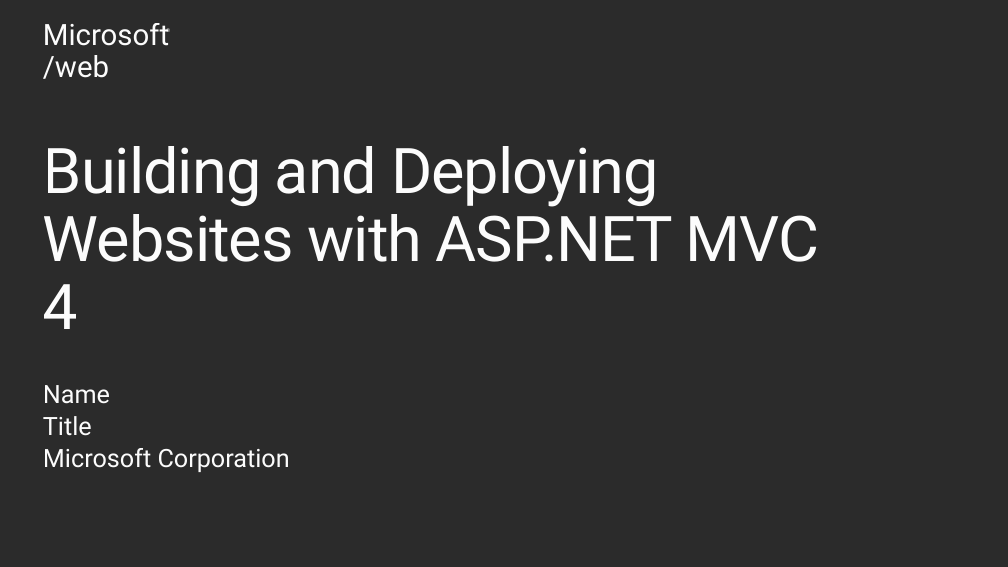
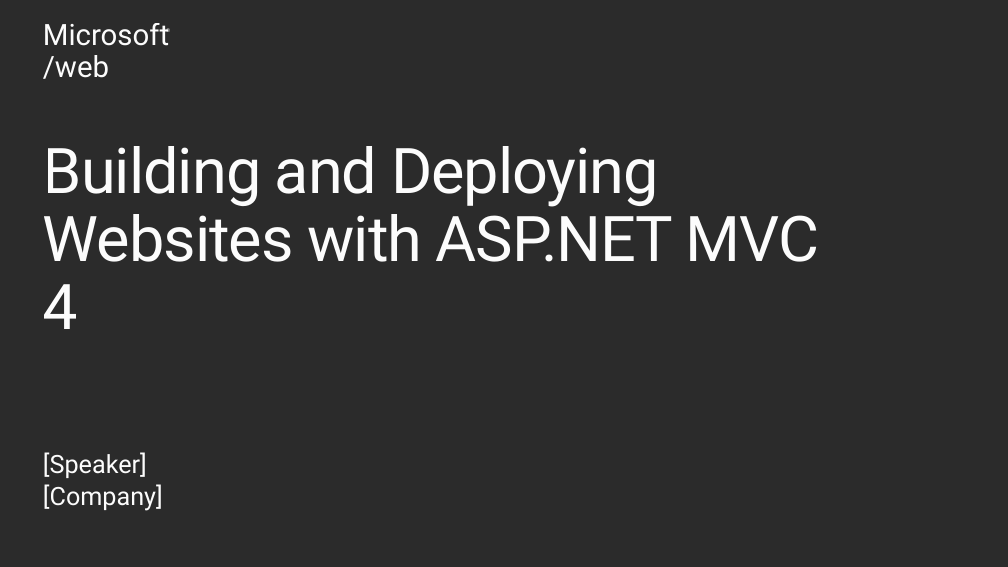
Before and after one commit to Microsoft-Web/PRESENTATION-BuildingDeployingMVC4, a slide deck: slide 2 of BuildingDeployingMVC4.pptx. Drawn at 1008x567 pixels with LibreOffice and Linux fonts; fonts in the diff are those of the drawing; background and template pictures are left out; a plain dark background stands for a picture behind light text. Boxes give left, top, right and bottom in pixels: in the first picture for what was removed or moved away, otherwise in the second. Text is boxed around its words. In the diff, an @@ line names an element or a change of style, - is before the commit and + after.

```diff
--- a/BuildingDeployingMVC4.pptx
+++ b/BuildingDeployingMVC4.pptx
@@ text at <box>43,452,163,511</box>: text changed @@
-Name
-Title
-Microsoft Corporation
+[Speaker]
+[Company]
```
Also in this commit, not shown: 1 other slide changed.
